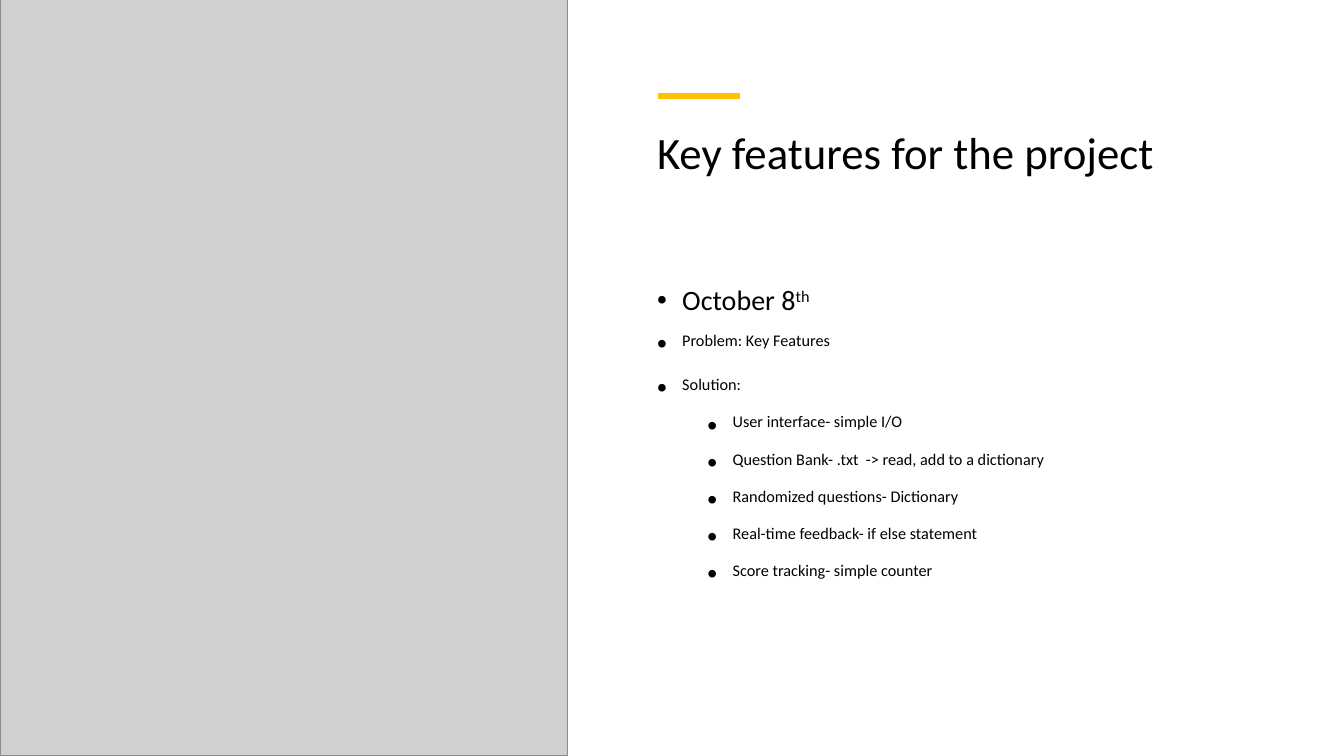
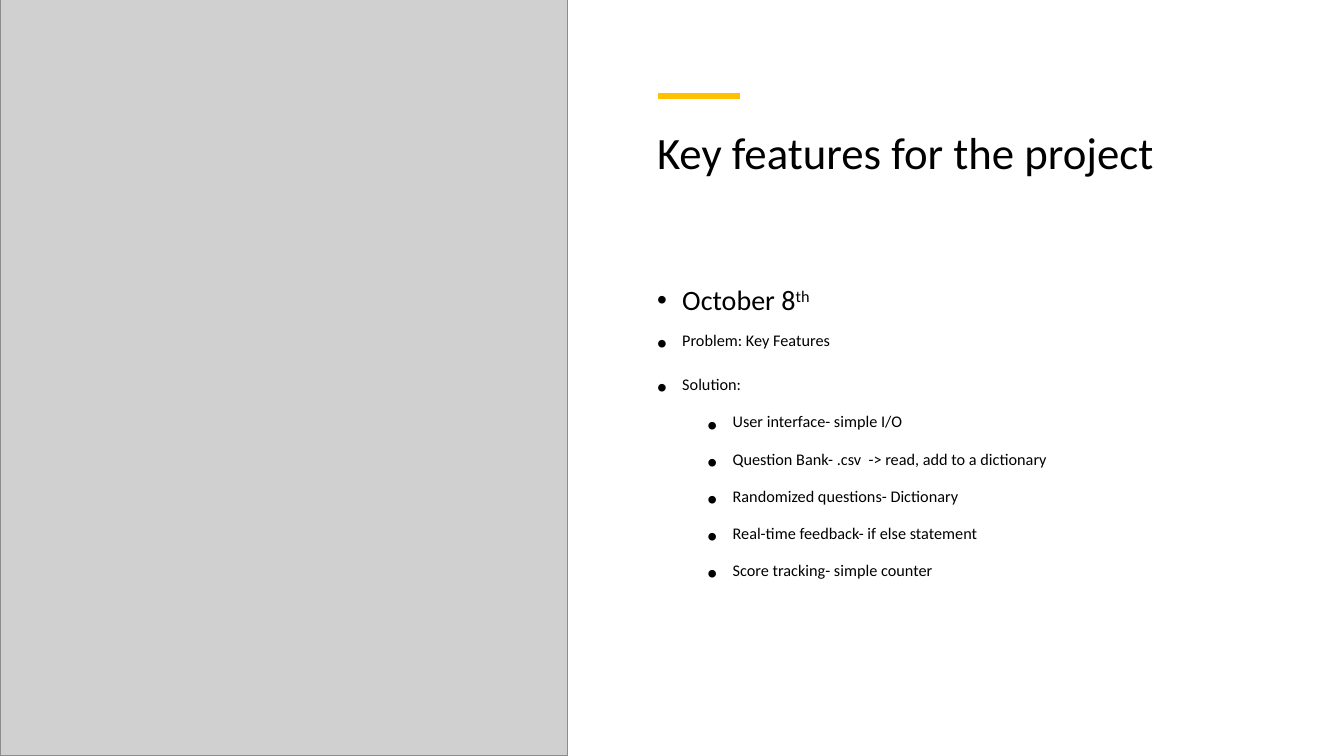
Before and after one commit to MarcoAxel/Quiz-Program, a slide deck: slide 5 of Final Project Slides.pptx. Drawn at 1344x756 pixels with LibreOffice and Linux fonts; fonts in the diff are those of the drawing; grey boxes stand for pictures. Boxes give left, top, right and bottom in pixels: in the first picture for what was removed or moved away, otherwise in the second. Text is boxed around its words. In the diff, an @@ line names an element or a change of style, - is before the commit and + after.

```diff
--- a/Final Project Slides.pptx
+++ b/Final Project Slides.pptx
@@ text at [733,453,1046,468]: text changed @@
-  • Question Bank- .txt -> read, add to a dictionary
+  • Question Bank- .csv -> read, add to a dictionary
```
Also in this commit, not shown: 1 other slide changed, 1 other file.
